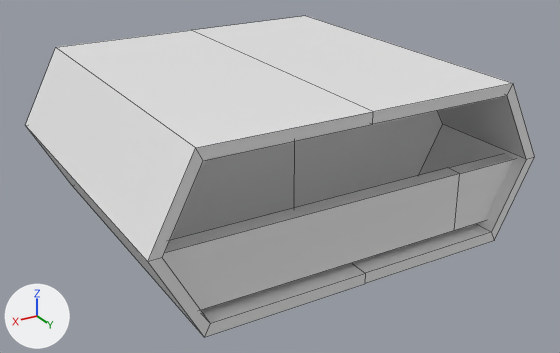
The FBX model Assets/hex_mid.fbx: old version first, new version second.
One viewpoint serves both versions: a 50 mm lens placed at (6.46, 30.77, 10.49), pointed at (-7.66, 7.24, -1.28). The axes (+X, +Y, +Z) are drawn at lower left. The lights are the same throughout. Mesh edges are drawn as thin lines. Where no turn or scale is listed for an object, it has been applied to the vertices.
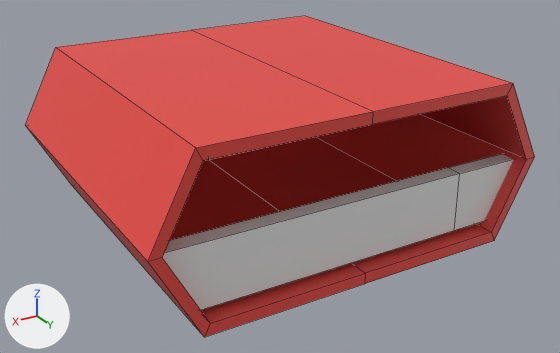
The edits, one by one:
Material 'paint' (mat_paint) is new.
Its base color is (0.8, 0.0677, 0.0573) (red #e74a44).
Material 'concrete' (mat_concrete) is new.
Its base color is (0.8, 0.8, 0.8) (white #e7e7e7).
me_cylinder_145 has 45 vertices, 40 faces and spans x -15.0..0.0, y 0.0..13.0, z -3.0..3.0.
me_cylinder_145 is used by ob_cylinder_145; location (0.0, 0.0, 0.0).
Before the commit, vertices of me_cylinder_145: 13 (-7.5, 8.6, -2.6), 14 (-7.5, 8.6, 2.6), 26 (-13.2, 8.6, -2.6), 27 (-14.6, 8.6, 0.0) at pixel (442, 124), 28 (-0.4, 8.6, 0.0).
Before the commit, vertices of me_cylinder_145: 29 (-1.8, 8.6, -2.6), 30 (-1.8, 8.6, 2.6), 31 (-13.2, 8.6, 2.6).
Part 1, on me_cylinder_145:
Vertices 13, 14, 26 to 31 of me_cylinder_145 move by (0.0, -7.3, 0.0).
me_cylinder_145 part 2: 13 of the faces centred in x -14.2..-10.4, y 6.5..13.0, z -3.0..3.0 switch from no material to mat_paint (red #e74a44).
me_cylinder_145 part 3: 13 of the faces centred in x -4.6..-0.8, y 6.5..13.0, z -3.0..3.0 switch from no material to mat_paint (red #e74a44).
me_cylinder_145 now uses material mat_concrete (white #e7e7e7).

Where the change shows, as pixel boxes (x1, y1, x2, y2) in the pictures (560 x 353 px; the box of a moved part takes in the faces that stretch with it):
'Cylinder.145', reshaped, recoloured (white to red)
    both: (25, 16, 535, 337)
part 1 of me_cylinder_145, moved or reshaped
    both: (170, 96, 526, 323)
part 2 of me_cylinder_145, recoloured (white to red)
    both: (192, 16, 535, 284)
part 3 of me_cylinder_145, recoloured (white to red)
    both: (25, 30, 373, 337)
